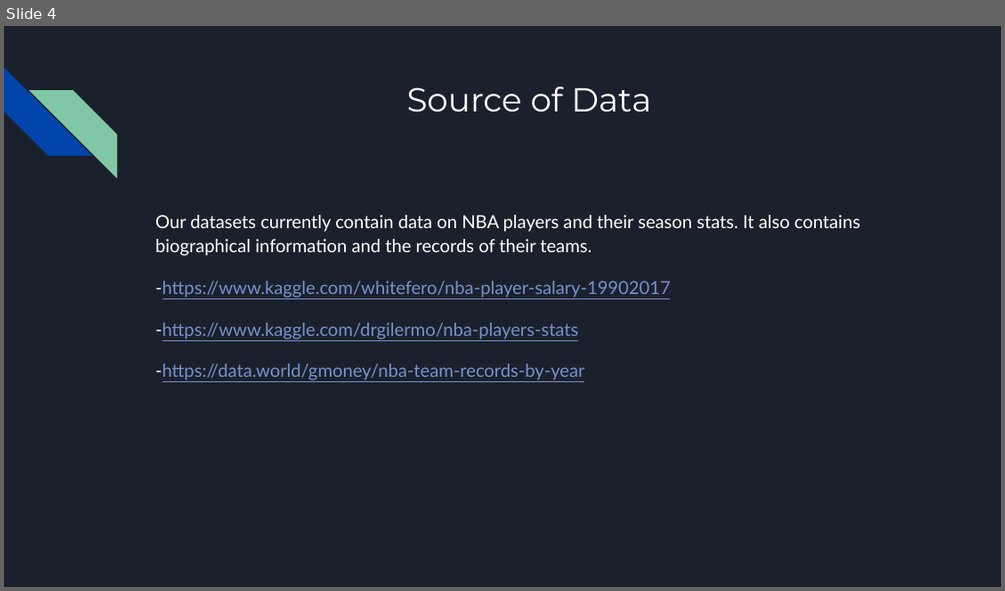
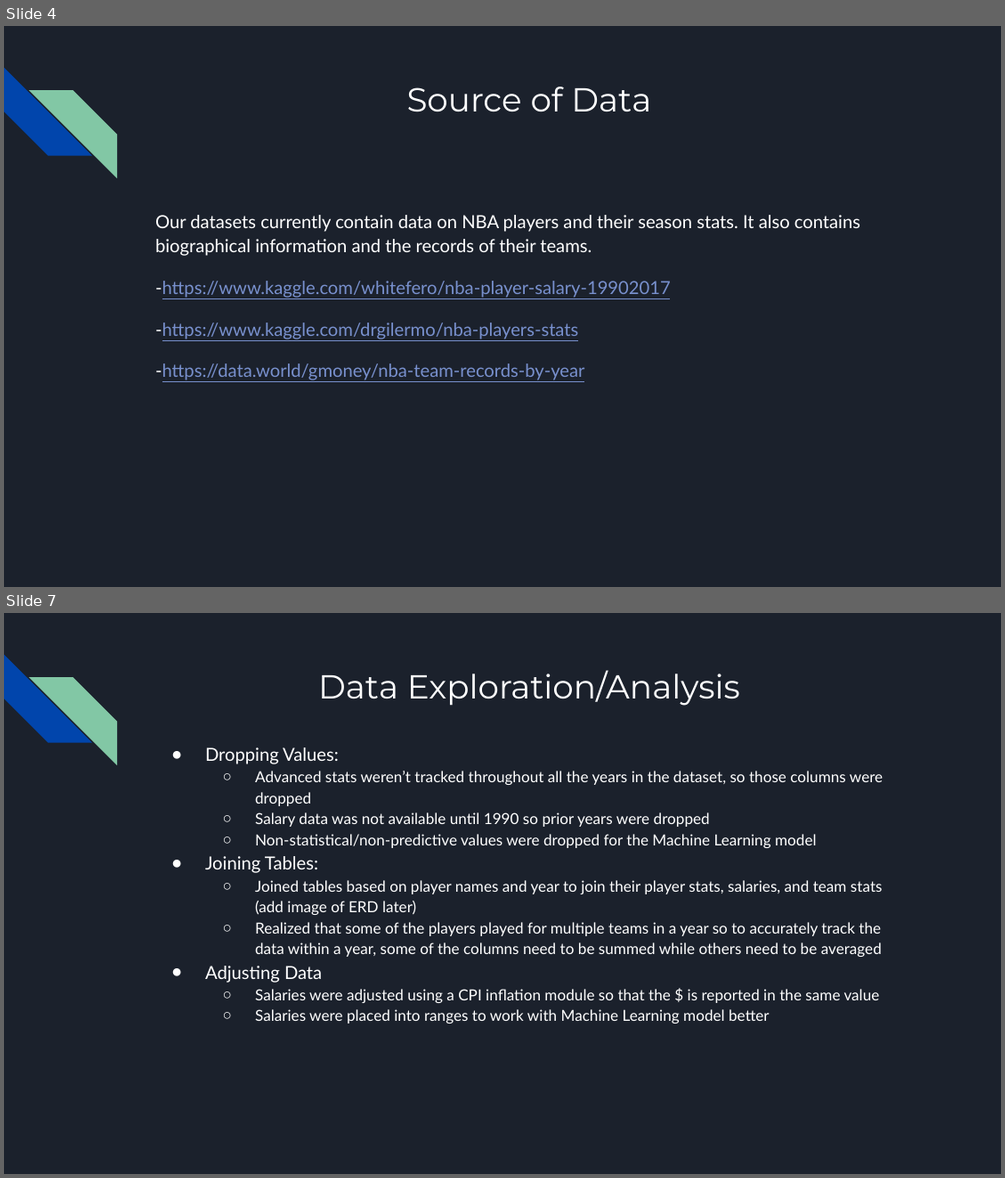
Before and after one commit to nickferrar/NBA_Salaries, a slide deck: Presentation/nba_player_salaries.pptx. Shown one above the other, each under a label of ours: slide 4 before the commit, slides 4 and 7 after it; the slides between them are not shown. The pictures are 1005x591 and 1005x1178 pixels, drawn with LibreOffice and Linux fonts; fonts in the diff are those of the drawing. Boxes give left, top, right and bottom in pixels: in the first picture for what was removed or moved away, otherwise in the second. Text is boxed around its words. In the diff, an @@ line names an element or a change of style, - is before the commit and + after.

```diff
--- a/Presentation/nba_player_salaries.pptx
+++ b/Presentation/nba_player_salaries.pptx
@@ slide 7 added at <box>4,613,1001,1174</box>, background #1B212C; not listed: 2 template elements that a slide beside it also shows @@
@@ title added at <box>318,670,740,706</box>, 24 pt, text #FFFFFF @@
+Data Exploration/Analysis
@@ text added at <box>205,747,882,1023</box>, 11 pt, text #FFFFFF @@
+● Dropping Values:
+  ○ Advanced stats weren’t tracked throughout all the years in the dataset, so those columns were dropped
+  ○ Salary data was not available until 1990 so prior years were dropped
+  ○ Non-statistical/non-predictive values were dropped for the Machine Learning model
+● Joining Tables:
+  ○ Joined tables based on player names and year to join their player stats, salaries, and team stats (add image of ERD later)
+  ○ Realized that some of the players played for multiple teams in a year so to accurately track the data within a year, some of the columns need to be summed while others need to be averaged
+● Adjusting Data
+  ○ Salaries were adjusted using a CPI inflation module so that the $ is reported in the same value
+  ○ Salaries were placed into ranges to work with Machine Learning model better
```
Also in this commit, not shown: 3 slides changed, 2 other slides added, 2 slides removed.
